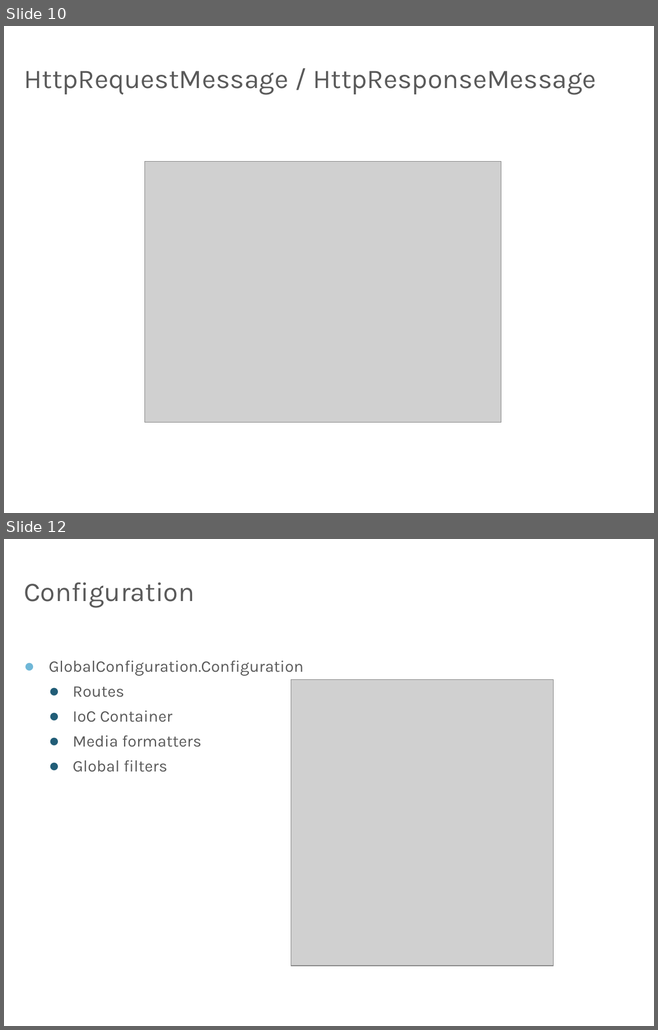
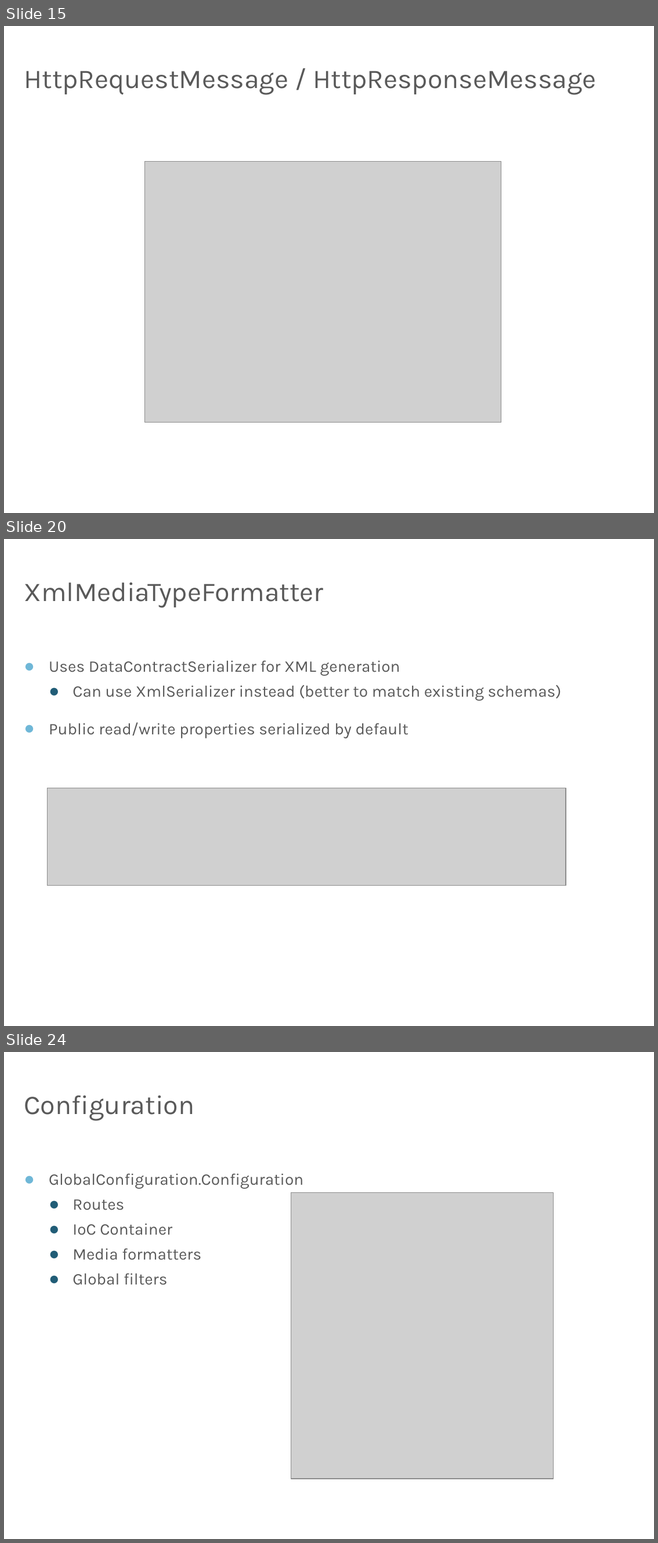
Before and after one commit to OdeToCode/classes, a slide deck: mvc/slides/w2_WebAPI_Core.pptx. Shown one above the other, each under a label of ours: slides 10 and 12 before the commit, slides 15, 20 and 24 after it; the slides between them are not shown. The pictures are 658x1030 and 658x1543 pixels, drawn with LibreOffice and Linux fonts; fonts in the diff are those of the drawing; grey boxes stand for pictures; background and template pictures are left out. Boxes give left, top, right and bottom in pixels: in the first picture for what was removed or moved away, otherwise in the second. Text is boxed around its words. In the diff, an @@ line names an element or a change of style, - is before the commit and + after.

```diff
--- a/mvc/slides/w2_WebAPI_Core.pptx
+++ b/mvc/slides/w2_WebAPI_Core.pptx
@@ slide 20 added at (4, 539, 654, 1026), background picture (left out) @@
@@ title added at (24, 583, 323, 607), 30 pt, text #595959 @@
+XmlMediaTypeFormatter
@@ text added at (49, 661, 561, 739), 18 pt, text #595959 @@
+● Uses DataContractSerializer for XML generation
+  ● Can use XmlSerializer instead (better to match existing schemas)
+● Public read/write properties serialized by default
@@ picture added at (48, 788, 566, 885) @@
@@ what was slide 10 is now slide 15 @@
@@ what was slide 12 is now slide 24 @@
```
Also in this commit, not shown: 1 slide changed, 15 other slides added, 1 other file.
